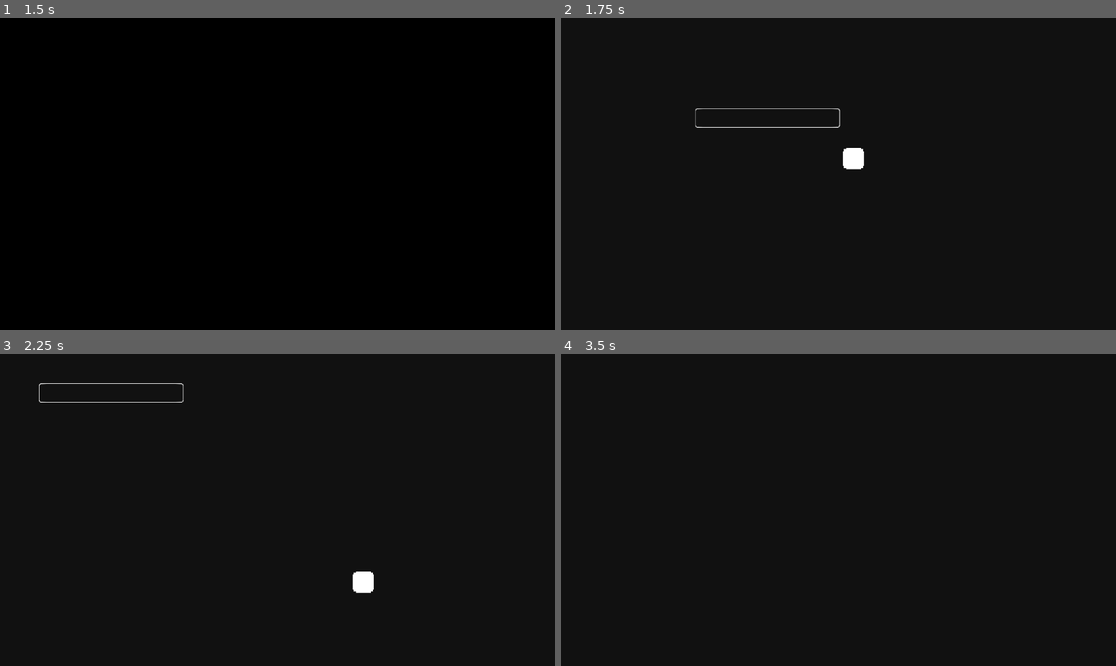
Above: before the commit, frames 1-4 (two rows, left to right).
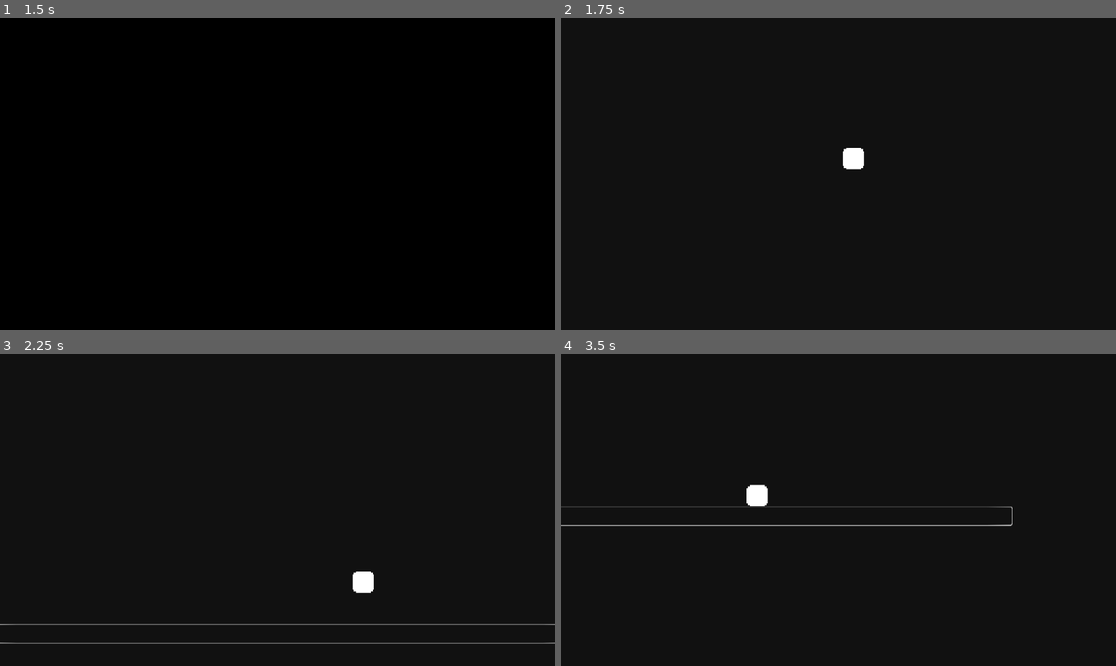
Above: after the commit, the same moments.

Repository: Inglan/MemoryOverflow
Game: Godot game, scene res://scenes/ui.tscn
Two runs of this game, one before a commit and one after it. Both use one fixed random seed, a clock stepped at 60 frames per second and the inputs below.
Inputs:
- Up to frame 1 (1.5 s): click "PLAY" at 0.5 s; tap Enter at 1.25 s; hold Right (right) from 1.28 s (still down)
- Up to frame 2 (1.75 s): keep holding Right (right); tap W (up) at 1.52 s
- Up to frame 3 (2.25 s): keep holding Right (right)
- Up to frame 4 (3.5 s): tap W (up) at 2.27 s; release Right (right) at 2.78 s; hold Left (left) from 2.78 s (still down)

Frame 1 is identical in both runs. In frame 2, 0.1% of the frame differs, in the area x 24-51%, y 28-36%; in frame 3, 1.0%, in the area x 0-100%, y 9-93%; in frame 4, 1.0%.

Commit message:
Modify positioning

Diff:
--- a/scenes/game.tscn
+++ b/scenes/game.tscn
@@ -58,7 +58,7 @@
 }
 
 [sub_resource type="RectangleShape2D" id="RectangleShape2D_eo11t"]
-size = Vector2(300, 40)
+size = Vector2(1200, 40)
 
 [node name="game" type="Node2D"]
 
@@ -89,10 +89,11 @@
 position_smoothing_enabled = true
 position_smoothing_speed = 3.0
 
-[node name="StaticBody2D" type="StaticBody2D" parent="."]
+[node name="Floor 1" type="StaticBody2D" parent="."]
+position = Vector2(-100, 500)
 
-[node name="NinePatchRect" type="NinePatchRect" parent="StaticBody2D"]
-offset_right = 300.0
+[node name="NinePatchRect" type="NinePatchRect" parent="Floor 1"]
+offset_right = 1200.0
 offset_bottom = 40.0
 texture = ExtResource("2_h8vkd")
 patch_margin_left = 4
@@ -100,6 +101,6 @@
 patch_margin_right = 4
 patch_margin_bottom = 4
 
-[node name="CollisionShape2D" type="CollisionShape2D" parent="StaticBody2D"]
-position = Vector2(150, 20)
+[node name="CollisionShape2D" type="CollisionShape2D" parent="Floor 1"]
+position = Vector2(600, 20)
 shape = SubResource("RectangleShape2D_eo11t")
